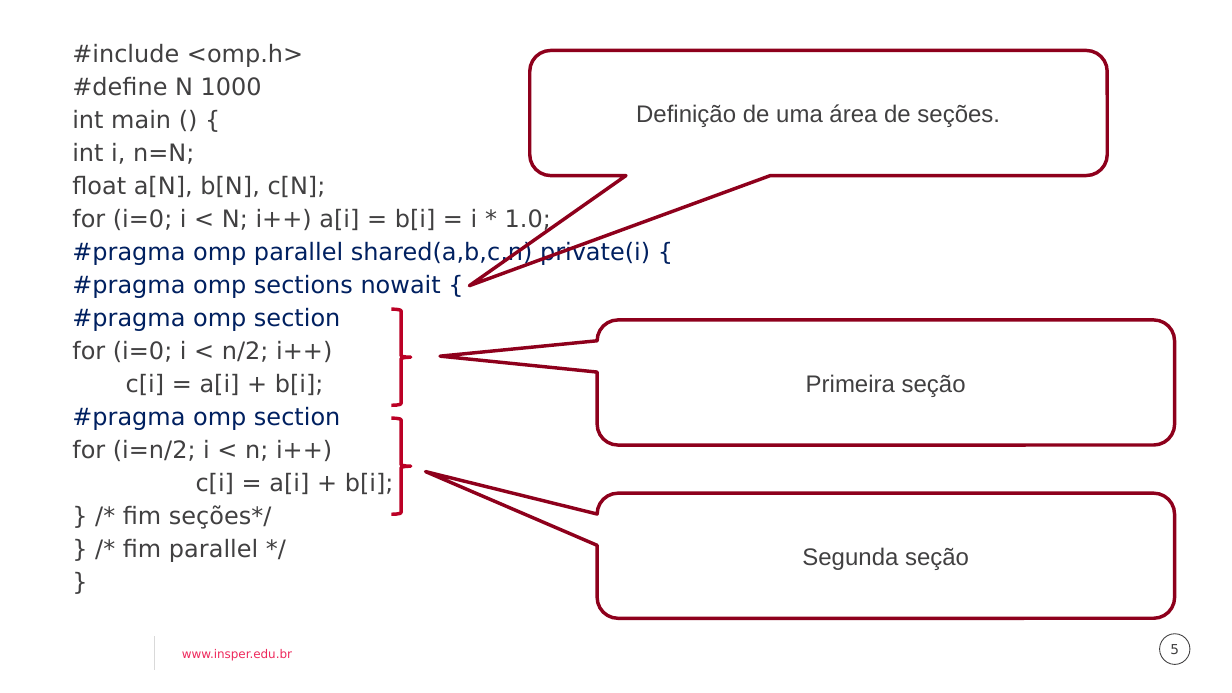
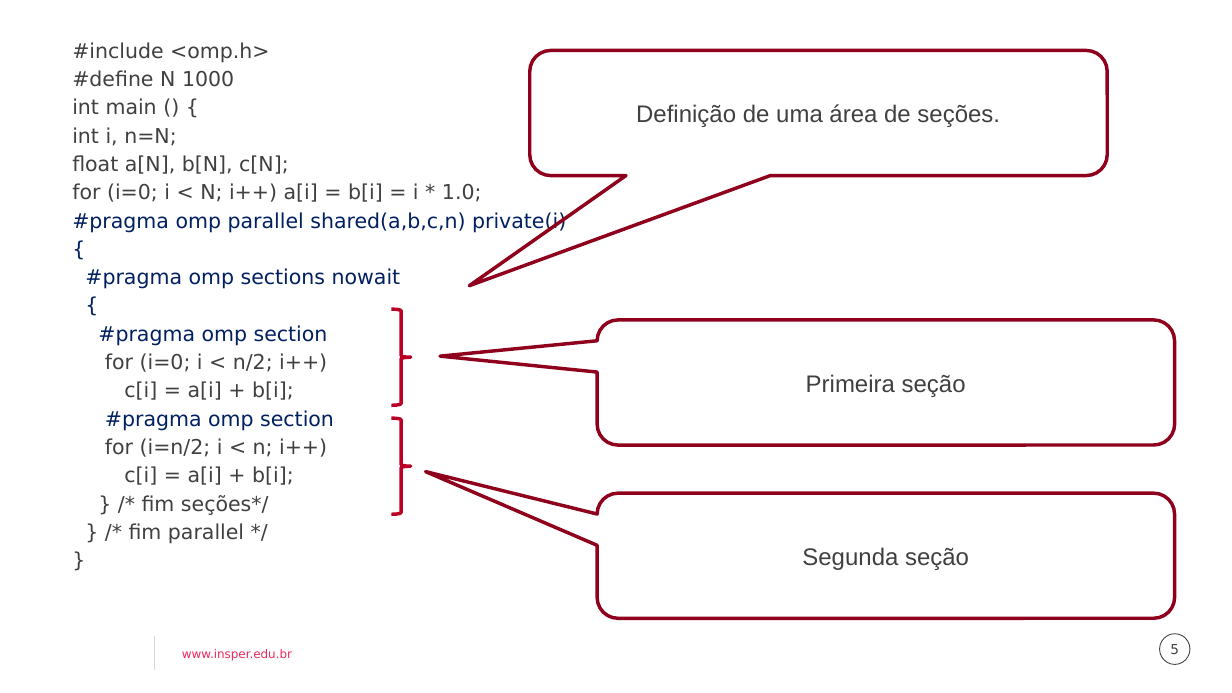
Before and after one commit to lucacm/supercomp, a slide deck: slide 5 of material/aulas/15-efeitos-colaterais/slides.pptx. Drawn at 1232x693 pixels with LibreOffice and Linux fonts; fonts in the diff are those of the drawing; background and template pictures are left out. Boxes give left, top, right and bottom in pixels: in the first picture for what was removed or moved away, otherwise in the second. Text is boxed around its words. In the diff, an @@ line names an element or a change of style, - is before the commit and + after.

```diff
--- a/material/aulas/15-efeitos-colaterais/slides.pptx
+++ b/material/aulas/15-efeitos-colaterais/slides.pptx
@@ text at <box>72,42,482,544</box>: size 14 to 12 pt in "#include <omp.h>", "#define N 1000", "int main () {", "int i, n=N;" and 11 more places @@
@@ text at <box>72,212,566,289</box>: text changed; size 14 to 12 pt @@
-#pragma omp parallel shared(a,b,c,n) private(i) {
-#pragma omp sections nowait {
+#pragma omp parallel shared(a,b,c,n) private(i)
+{
+#pragma omp sections nowait
+{
```
Also in this commit, not shown: 16 other files.
